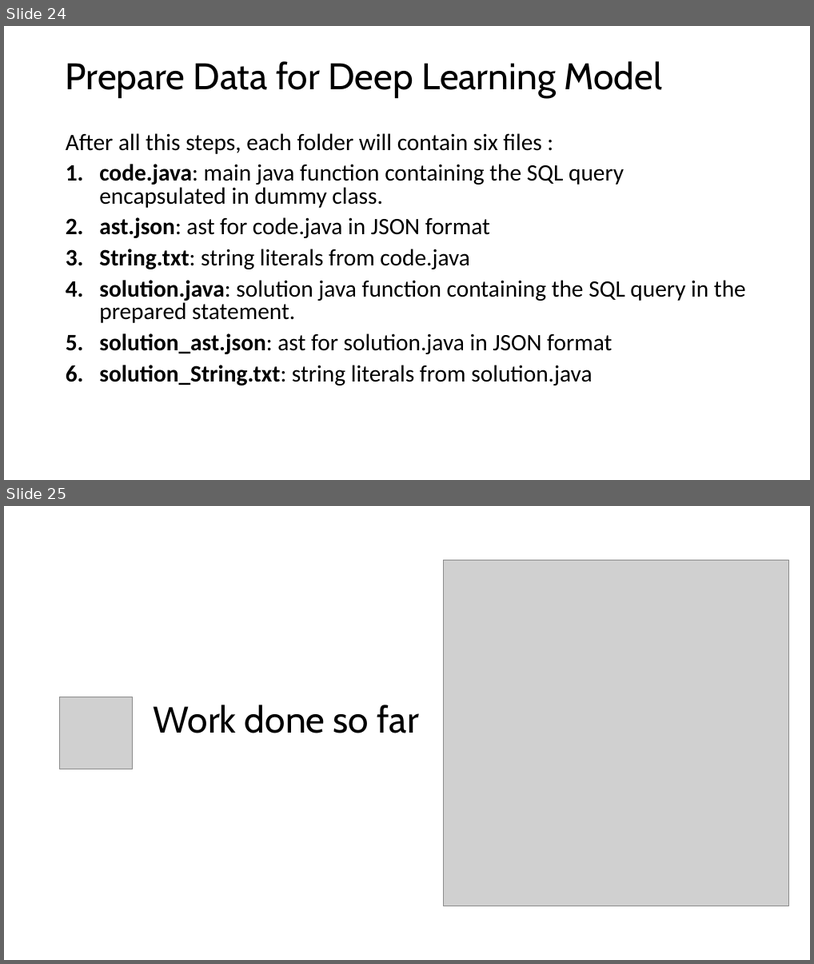
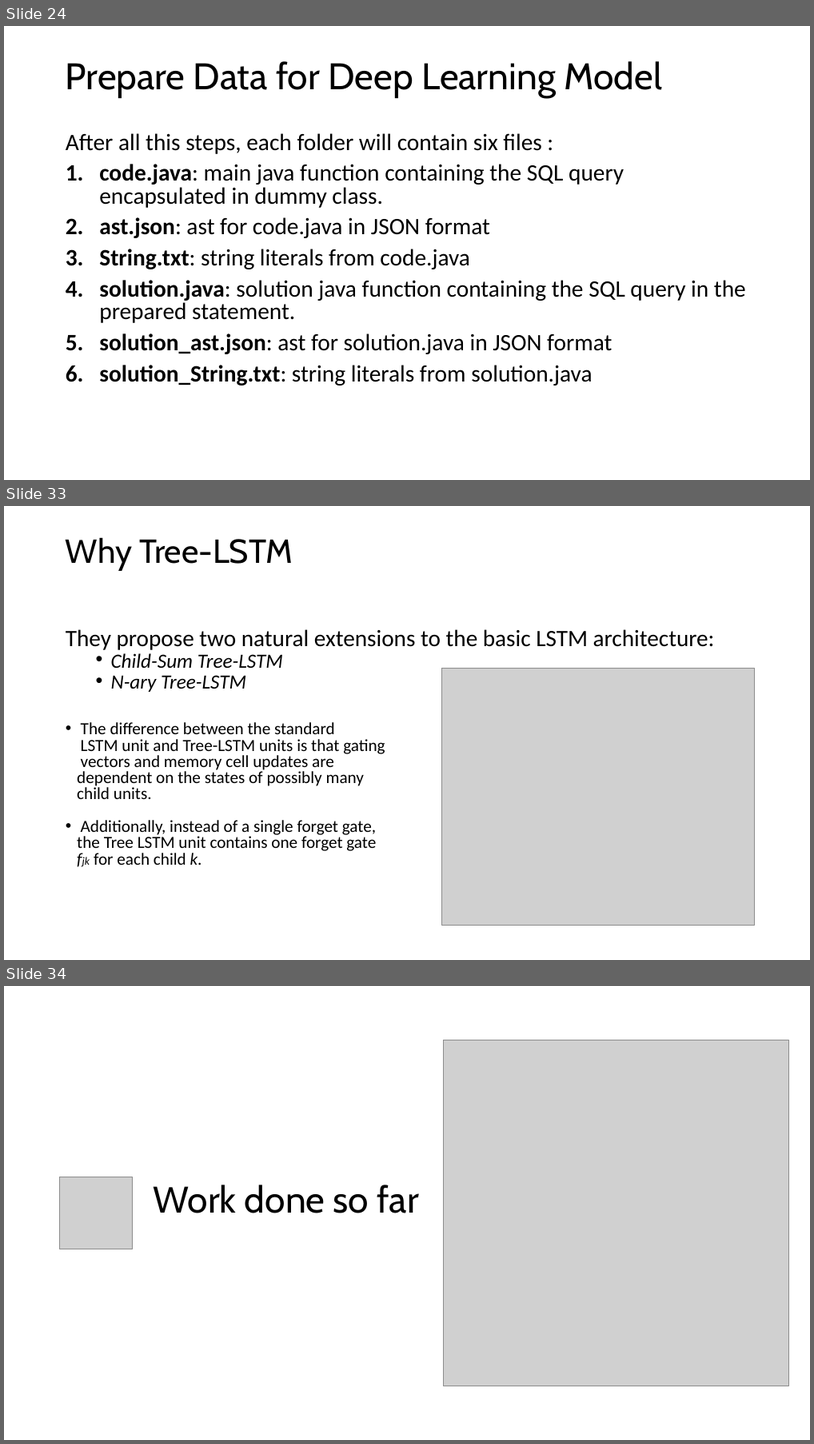
Before and after one commit to lsiddiqsunny/Undergraduate-Thesis, a slide deck: Presentation/SQL Vulnerability after 4-1 mid [Autosaved].pptx. Shown one above the other, each under a label of ours: slides 24 and 25 before the commit, slides 24, 33 and 34 after it; the slides between them are not shown. The pictures are 814x964 and 814x1444 pixels, drawn with LibreOffice and Linux fonts; fonts in the diff are those of the drawing; grey boxes stand for pictures. Boxes give left, top, right and bottom in pixels: in the first picture for what was removed or moved away, otherwise in the second. Text is boxed around its words. In the diff, an @@ line names an element or a change of style, - is before the commit and + after.

```diff
--- a/Presentation/SQL Vulnerability after 4-1 mid [Autosaved].pptx
+++ b/Presentation/SQL Vulnerability after 4-1 mid [Autosaved].pptx
@@ slide 33 added at [4,506,810,960], background #FFFFFF @@
@@ title added at [66,537,293,571], 39.6 pt, text #000000 @@
+Why Tree-LSTM
@@ text added at [66,629,715,864], 20.1 pt, text #000000 @@
+They propose two natural extensions to the basic LSTM architecture:
+  • Child-Sum Tree-LSTM
+  • N-ary Tree-LSTM
+• The difference between the standard
+  LSTM unit and Tree-LSTM units is that gating
+  vectors and memory cell updates are
+dependent on the states of possibly many
+child units.
+• Additionally, instead of a single forget gate,
+the Tree LSTM unit contains one forget gate
+fjk for each child k.
@@ picture added at [442,668,755,924] @@
@@ what was slide 25 is now slide 34 @@
```
Also in this commit, not shown: 12 other slides added.
